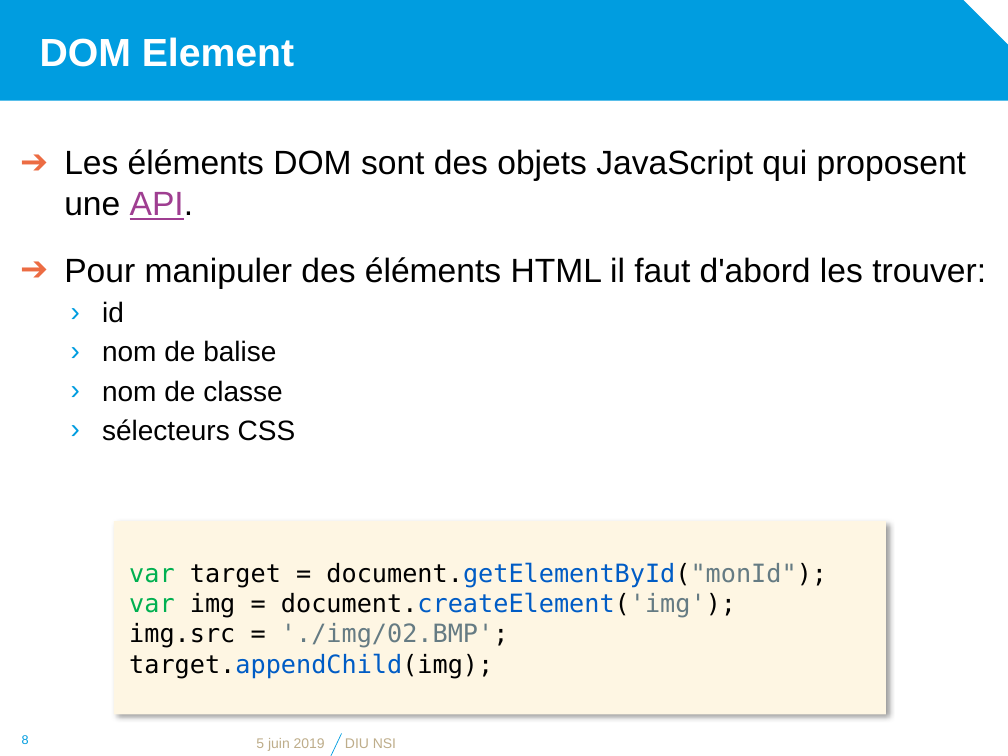
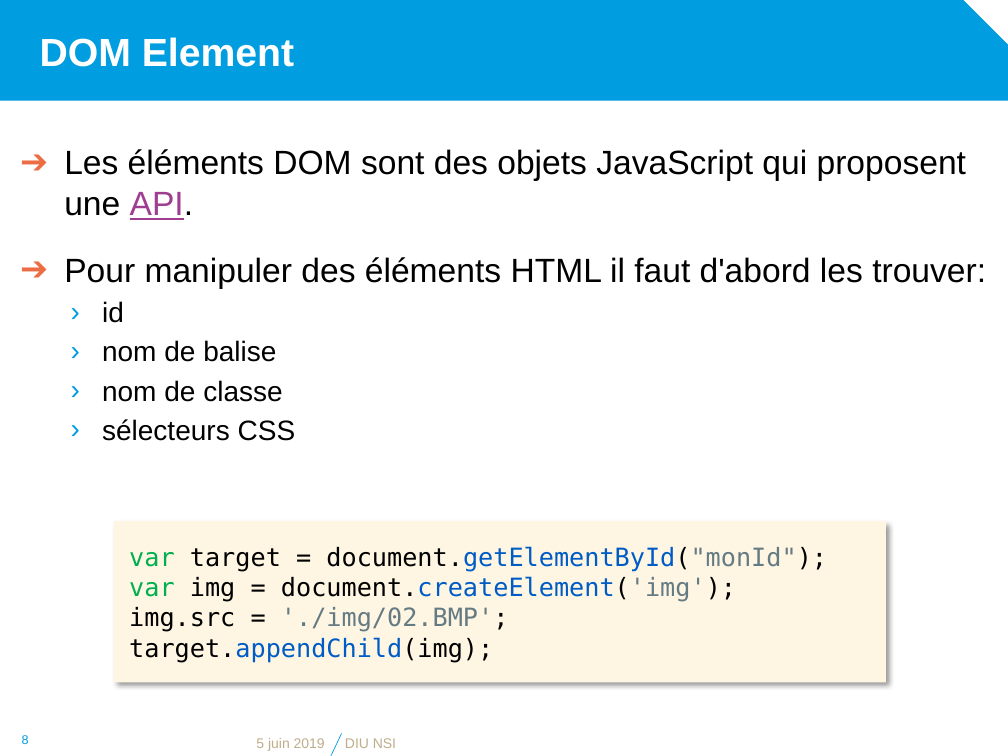
Before and after one commit to diu-uf-bordeaux/bloc1, a slide deck: slide 8 of web/4-JS/JavaScript.pptx. Drawn at 1008x756 pixels with LibreOffice and Linux fonts; fonts in the diff are those of the drawing; background and template pictures are left out. Boxes give left, top, right and bottom in pixels: in the first picture for what was removed or moved away, otherwise in the second. Text is boxed around its words. In the diff, an @@ line names an element or a change of style, - is before the commit and + after.

```diff
--- a/web/4-JS/JavaScript.pptx
+++ b/web/4-JS/JavaScript.pptx
@@ rectangle "var target = document.getElementById("monId"); var ...": place and size @@
-rectangle "var target = document.getElementById("monId"); var ..." at (114, 521, 886, 715)
+rectangle "var target = document.getElementById("monId"); var ..." at (114, 521, 886, 682)
```
Also in this commit, not shown: 3 other slides changed.
